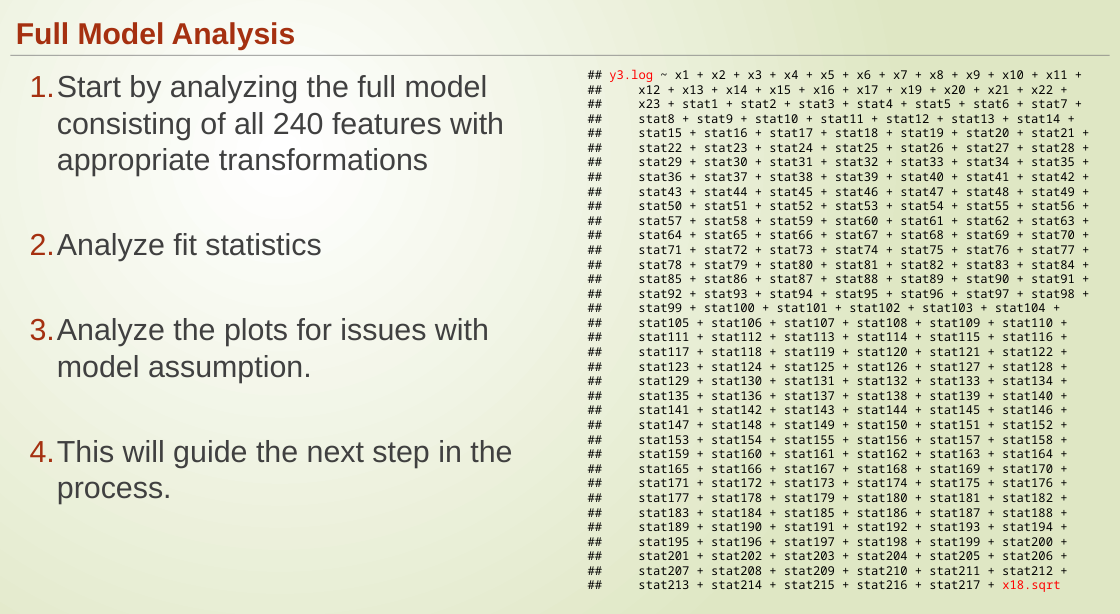
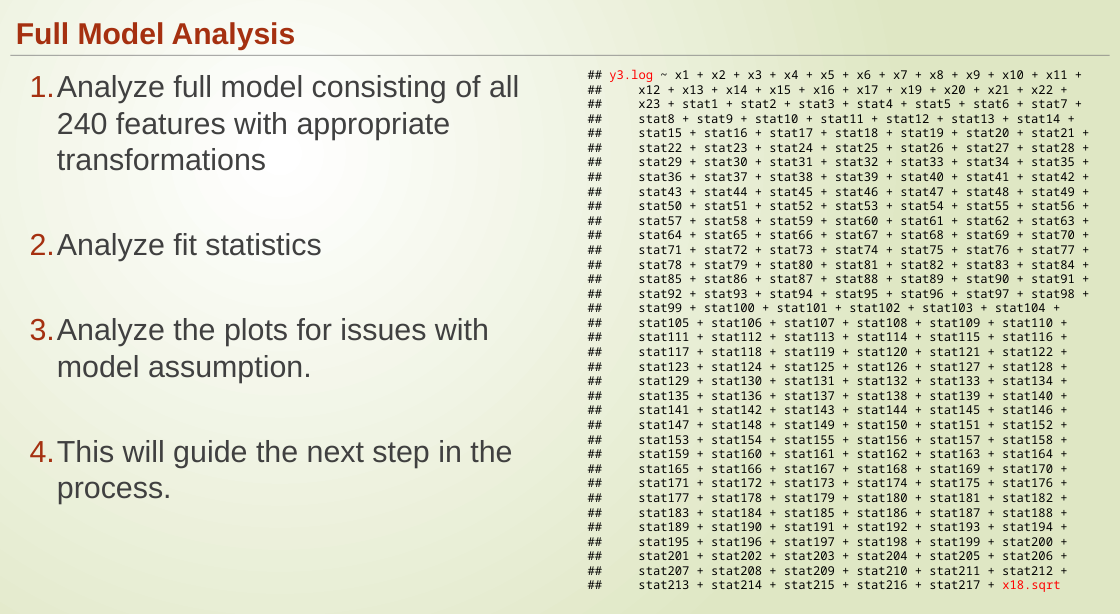
Before and after one commit to ngupta23/DS6372-PredictingPerformanceIntegratedCircuits1, a slide deck: slide 11 of Presentation/MSDS6372_Project1_Presentationv2.pptx. Drawn at 1120x614 pixels with LibreOffice and Linux fonts; fonts in the diff are those of the drawing. Boxes give left, top, right and bottom in pixels: in the first picture for what was removed or moved away, otherwise in the second. Text is boxed around its words. In the diff, an @@ line names an element or a change of style, - is before the commit and + after.

```diff
--- a/Presentation/MSDS6372_Project1_Presentationv2.pptx
+++ b/Presentation/MSDS6372_Project1_Presentationv2.pptx
@@ text at (x1=30, y1=75, x2=519, y2=171): text changed @@
-1. Start by analyzing the full model consisting of all 240 features with appropriate transformations
+1. Analyze full model consisting of all 240 features with appropriate transformations
```
Also in this commit, not shown: 12 other slides changed.
